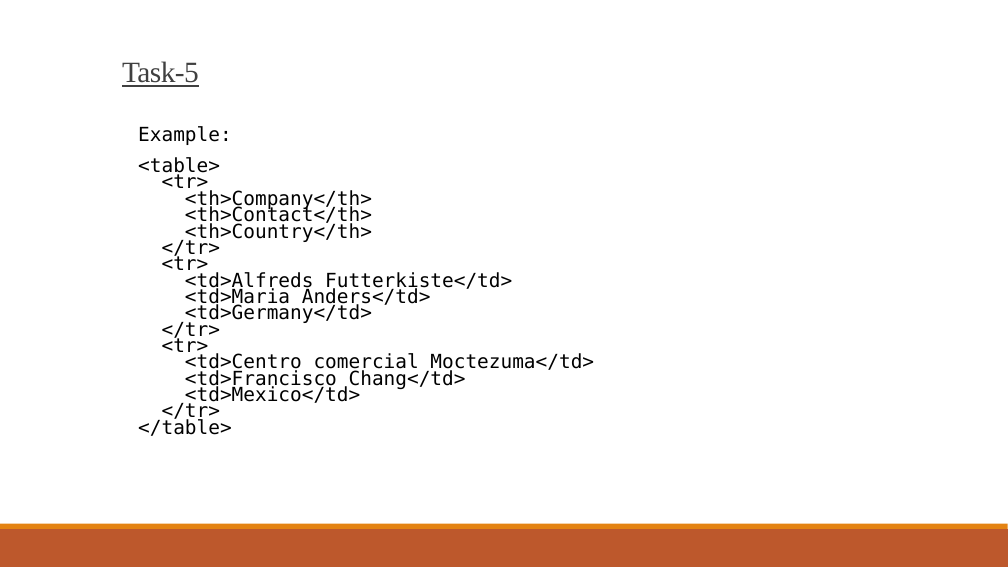
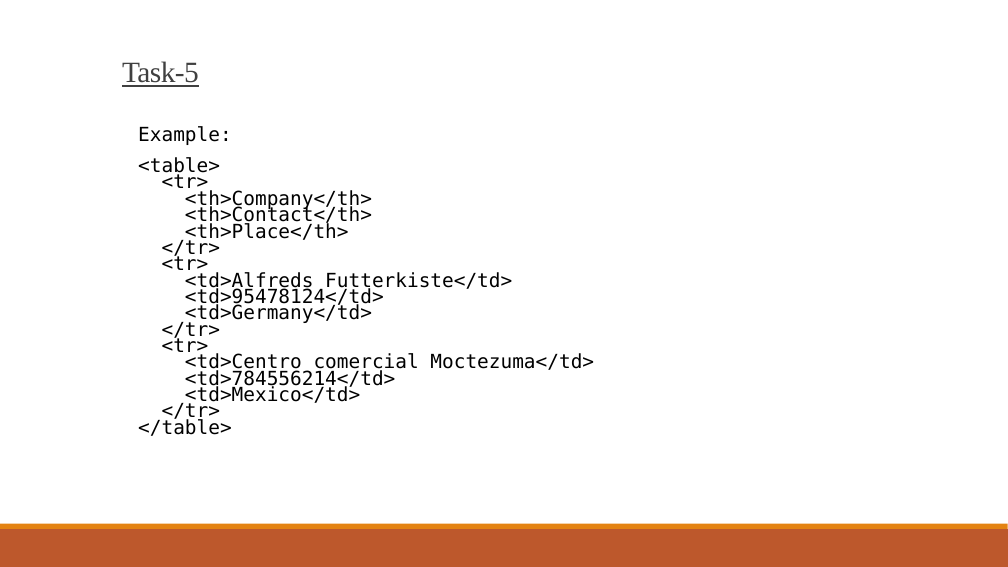
Before and after one commit to sudhishmapython/futura_html, a slide deck: slide 29 of HTML-DEMO.pptx (slide 28 before the commit). Drawn at 1008x567 pixels with LibreOffice and Linux fonts; fonts in the diff are those of the drawing. Boxes give left, top, right and bottom in pixels: in the first picture for what was removed or moved away, otherwise in the second. Text is boxed around its words. In the diff, an @@ line names an element or a change of style, - is before the commit and + after.

```diff
--- a/HTML-DEMO.pptx
+++ b/HTML-DEMO.pptx
@@ text at (x1=138, y1=157, x2=594, y2=436): text changed @@
-  <table>
-  <tr>
-  <th>Company</th>
-  <th>Contact</th>
-  <th>Country</th>
-  </tr>
-  <tr>
-  <td>Alfreds Futterkiste</td>
-  <td>Maria Anders</td>
-  <td>Germany</td>
-  </tr>
-  <tr>
-  <td>Centro comercial Moctezuma</td>
-  <td>Francisco Chang</td>
-  <td>Mexico</td>
-  </tr>
-  </table>
+  <table>
+  <tr>
+  <th>Company</th>
+  <th>Contact</th>
+  <th>Place</th>
+  </tr>
+  <tr>
+  <td>Alfreds Futterkiste</td>
+  <td>95478124</td>
+  <td>Germany</td>
+  </tr>
+  <tr>
+  <td>Centro comercial Moctezuma</td>
+  <td>784556214</td>
+  <td>Mexico</td>
+  </tr>
+  </table>
```
Also in this commit, not shown: 3 other slides changed, 1 slide added, 30 other files.
